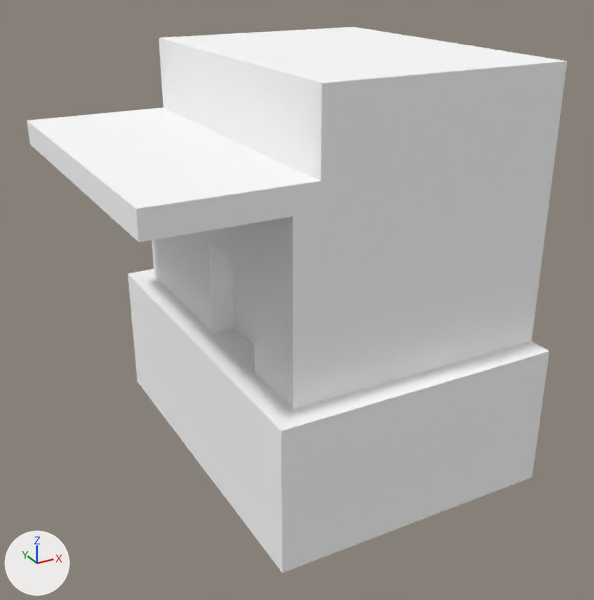
Two versions of the glTF model assets/models/kiosk.gltf, one commit apart.
Camera for both pictures: a 50 mm lens placed at (-1.048, -1.791, 1.309), pointed at (-0.095, -0.06, 0.444). The axes (+X, +Y, +Z) are drawn at lower left. The lights are the same throughout. Where no turn or scale is listed for an object, it has been applied to the vertices. Vertices at the same position are counted once.

Script lines for the objects in view, before the commit:
```python
ob_cube = bpy.data.objects.new('cube', me_mesh_0)
ob_cube.location = (0.0, 0.0, 0.0)
ob_cube_001 = bpy.data.objects.new('cube.001', me_mesh_1)
ob_cube_001.location = (0.0, 0.0, 0.375)
ob_cube_002 = bpy.data.objects.new('cube.002', me_mesh_2)
ob_cube_002.location = (-0.25, 0.0, 0.812)
ob_cube_003 = bpy.data.objects.new('cube.003', me_mesh_3)
ob_cube_003.location = (-0.25, 0.0, 0.375)
ob_cube_004 = bpy.data.objects.new('cube.004', me_mesh_4)
ob_cube_004.location = (-0.25, -0.438, 0.375)
ob_cube_005 = bpy.data.objects.new('cube.005', me_mesh_5)
ob_cube_005.location = (-0.25, -0.188, 0.375)
```
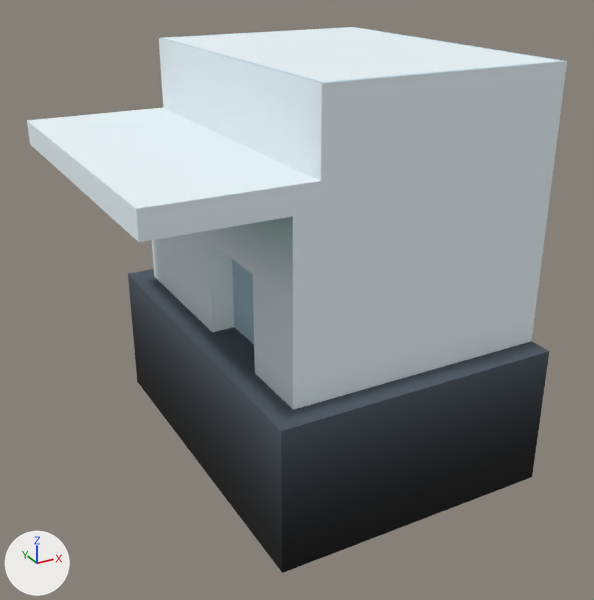
Diff of the bpy script that builds the scene:
```diff
--- a/assets/models/kiosk.gltf.py
+++ b/assets/models/kiosk.gltf.py
@@ img_image_0 @@
+img_image_0 = load_image('Image_0', '_unpacked/Image_0', 512, 512, 'sRGB')
@@ mat_material_0 @@
 mat_material_0 = bpy.data.materials.new('Material_0')
-# nodes: BsdfPrincipled, OutputMaterial
-# colours: white #ffffff
+# nodes: BsdfPrincipled, Math x2, OutputMaterial, TexImage
+# uses the picture img_image_0
@@ me_mesh_0 @@
 me_mesh_0.from_pydata(...)  # 8 vertices, 12 faces; spans x -0.375..0.375, y -0.5..0.5, z 0.0..0.375
 # used by ob_cube; location = (0.0, 0.0, 0.0)
+# me_mesh_0 part 1: texture (UV) coordinates of 12 of 12 faces, centred in x -0.375..0.375, y -0.5..0.5, z 0.0..0.375, changed; they spanned u 0.0..1.0, v 0.0..1.0 and now span u 0.0..0.75, v 0.41..1.0
 me_mesh_0.materials.append(mat_material_0)
@@ me_mesh_1 @@
 me_mesh_1.from_pydata(...)  # 8 vertices, 12 faces; spans x -0.25..0.375, y -0.438..0.438, z 0.0..0.688
 # used by ob_cube_001; location = (0.0, 0.0, 0.375)
+# me_mesh_1 part 2: texture (UV) coordinates of 12 of 12 faces, centred in x -0.25..0.375, y -0.438..0.438, z 0.0..0.688, changed; they spanned u 0.0..0.88, v 0.12..1.0 and now span u 0.0..0.53, v 0.36..1.0
 me_mesh_1.materials.append(mat_material_0)
@@ me_mesh_2 @@
 me_mesh_2.from_pydata(...)  # 8 vertices, 12 faces; spans x -0.375..0.0, y -0.438..0.438, z 0.0..0.062
 # used by ob_cube_002; location = (-0.25, 0.0, 0.812)
+# me_mesh_2 part 3: texture (UV) coordinates of 12 of 12 faces, centred in x -0.375..0.0, y -0.438..0.438, z 0.0..0.062, changed; they spanned u 0.0..0.88, v 0.12..1.0 and now span u 0.47..0.78, v 0.36..1.0
 me_mesh_2.materials.append(mat_material_0)
```

Boxes (x1, y1, x2, y2) around the edits, measured in the pictures (594 x 600 px):
'cube.001', surface changed: (159, 27, 567, 402) in both
'cube', surface changed: (128, 269, 549, 573) in both
'cube.002', surface changed: (27, 108, 321, 242) in both
'cube.004', surface changed: (251, 212, 320, 410) in both
'cube.003', surface changed: (152, 231, 234, 332) in both
'cube.005', surface changed: (208, 224, 253, 274) in both
